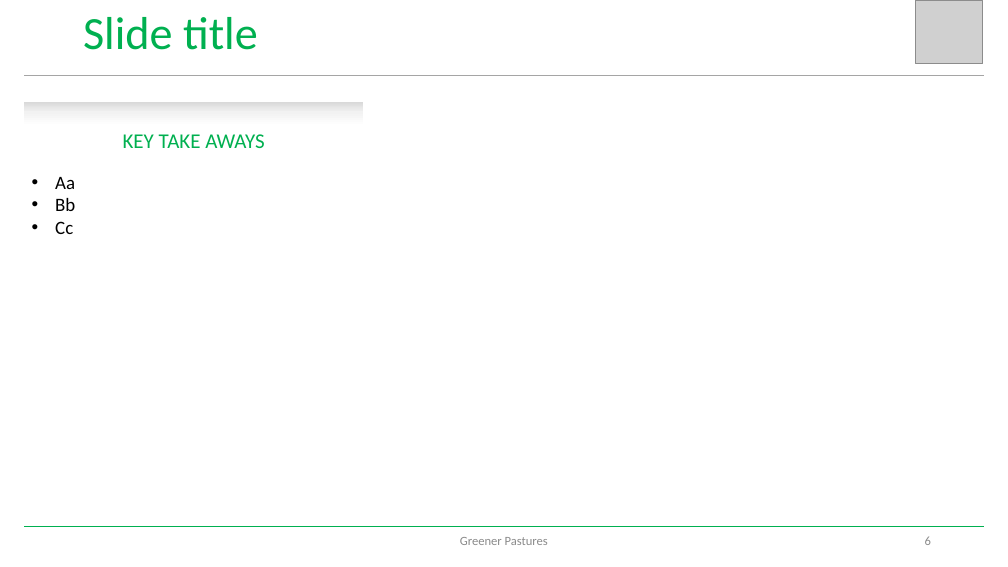
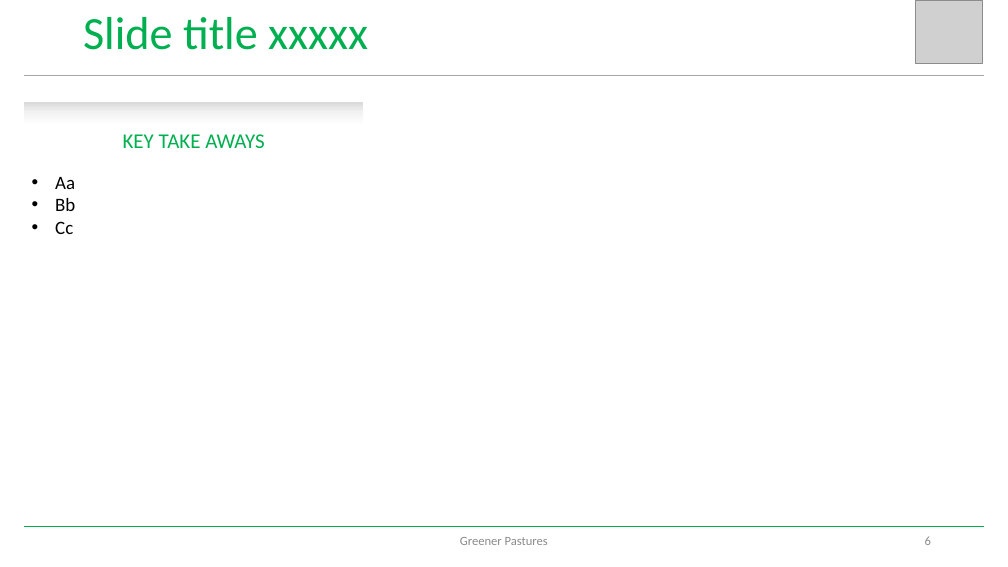
Before and after one commit to Loki-codes/Greener-Pastures, a slide deck: slide 6 of project/Greener Pastures Presentation.pptx. Drawn at 1008x567 pixels with LibreOffice and Linux fonts; fonts in the diff are those of the drawing; grey boxes stand for pictures. Boxes give left, top, right and bottom in pixels: in the first picture for what was removed or moved away, otherwise in the second. Text is boxed around its words. In the diff, an @@ line names an element or a change of style, - is before the commit and + after.

```diff
--- a/project/Greener Pastures Presentation.pptx
+++ b/project/Greener Pastures Presentation.pptx
@@ text at <box>83,17,368,50</box>: text changed @@
-Slide title
+Slide title xxxxx
```
Also in this commit, not shown: 3 other slides changed, 1 other file.
